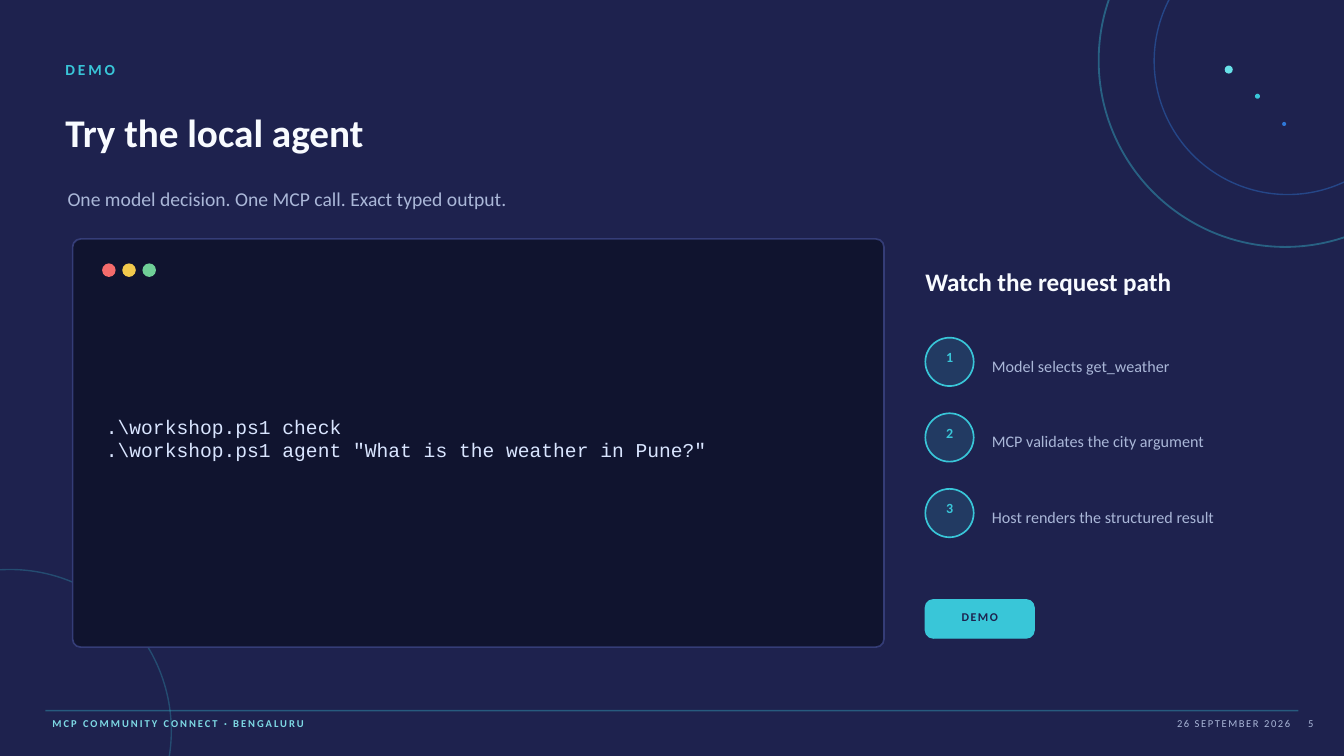
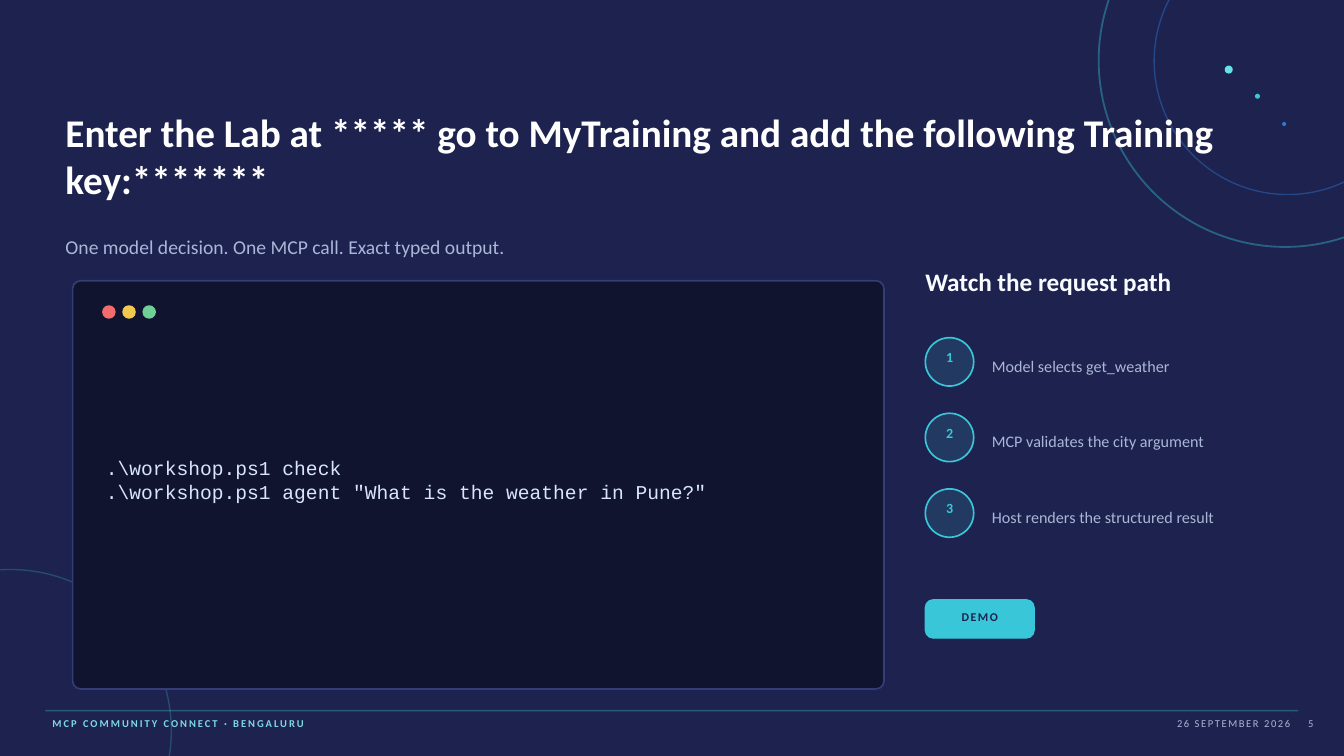
Before and after one commit to GlobalAICommunity/mcp-fl-workshop, a slide deck: slide 5 of docs/Presentation/MCP_Community_Connect_HoL_MCP.pptx. Drawn at 1344x756 pixels with LibreOffice and Linux fonts; fonts in the diff are those of the drawing. Boxes give left, top, right and bottom in pixels: in the first picture for what was removed or moved away, otherwise in the second. Text is boxed around its words. In the diff, an @@ line names an element or a change of style, - is before the commit and + after.

```diff
--- a/docs/Presentation/MCP_Community_Connect_HoL_MCP.pptx
+++ b/docs/Presentation/MCP_Community_Connect_HoL_MCP.pptx
@@ text removed at (65, 65, 115, 75) @@
-DEMO
@@ text at (65, 114, 1214, 157): text changed; text colour #F8FBFF to #FFFFFF @@
-Try the local agent
+Enter the Lab at ***** go to MyTraining and add the following Training key:*******
@@ text "One model decision. One MCP ...": place and size @@
-text "One model decision. One MCP ..." at (68, 192, 506, 209)
+text "One model decision. One MCP ..." at (65, 240, 504, 257)
@@ rounded rectangle: place and size @@
-rounded rectangle at (73, 239, 884, 647)
+rounded rectangle at (73, 281, 884, 690)
@@ 3 ellipses, 1 text: place and size @@
-3 ellipses, 1 text at (103, 264, 707, 461)
+3 ellipses, 1 text at (103, 307, 707, 503)
```
Also in this commit, not shown: 4 other slides changed, 2 slides added.
